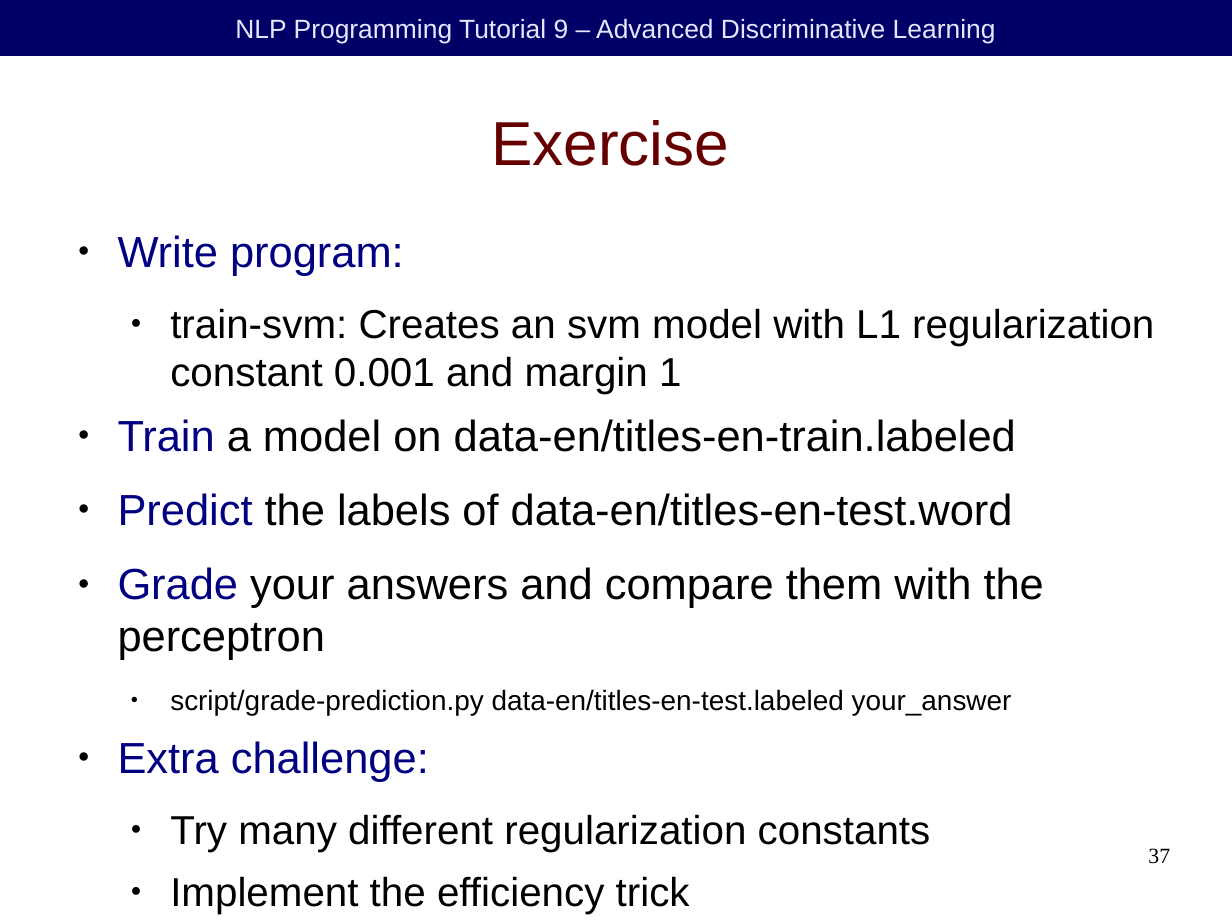
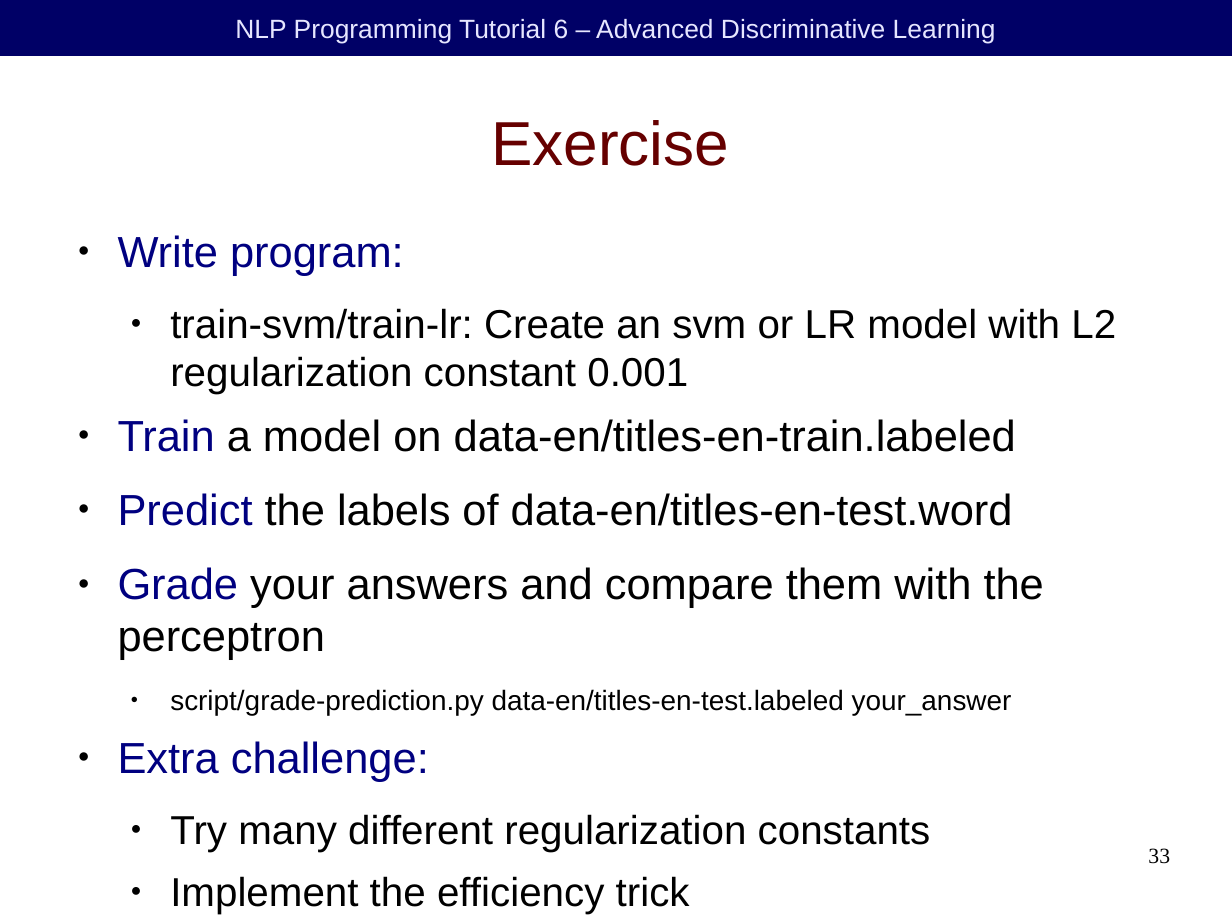
Before and after one commit to duffrind/nlppractice, a slide deck: slide 33 of download/06-discriminative/nlp-programming-en-06-discriminative.odp (slide 37 before the commit). Drawn at 1232x924 pixels with LibreOffice and Linux fonts; fonts in the diff are those of the drawing; background and template pictures are left out. Boxes give left, top, right and bottom in pixels: in the first picture for what was removed or moved away, otherwise in the second. Text is boxed around its words. In the diff, an @@ line names an element or a change of style, - is before the commit and + after.

Commit message:
Update to discriminative training slides

```diff
--- a/download/06-discriminative/nlp-programming-en-06-discriminative.odp
+++ b/download/06-discriminative/nlp-programming-en-06-discriminative.odp
@@ text in rectangle at box(235, 19, 996, 44): text changed @@
-NLP Programming Tutorial 9 – Advanced Discriminative Learning
+NLP Programming Tutorial 6 – Advanced Discriminative Learning
@@ text at box(170, 308, 1116, 394): text changed @@
-  ● train-svm: Creates an svm model with L1 regularization constant 0.001 and margin 1
+  ● train-svm/train-lr: Create an svm or LR model with L2 regularization constant 0.001
@@ page number at box(1148, 848, 1170, 864): text changed @@
-37
+33
```
Also in this commit, not shown: 26 other slides changed, 7 slides added, 11 slides removed, 3 other files.
